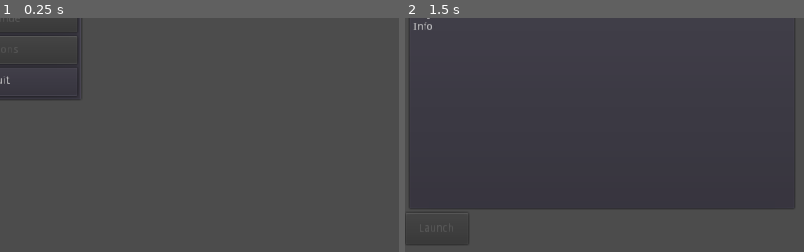
Above: before the commit, frames 1-2 (left to right).
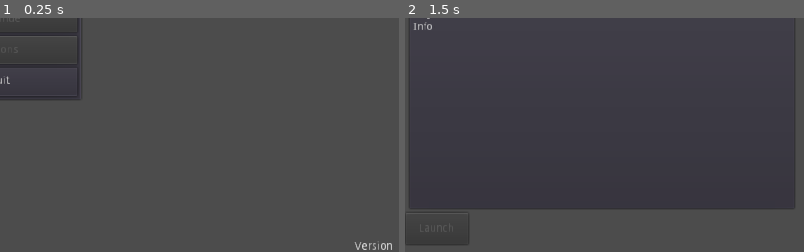
Above: after the commit, the same moments.

Repository: Kessinen/HCSSpace-Origins
Game: Godot game, scene res://Menus/Mainmenu.tscn
The game is run twice, just before and just after one commit, with the same random seed, the same clock (stepped at 60 frames per second) and the same inputs.
Inputs:
- Up to frame 1 (0.25 s): no input
- Up to frame 2 (1.5 s): click "New Game" at 0.5 s; click "-" at 1.25 s
The pictures show only the part of the screen within x 50-100%, y 50-100%; the shares and areas given below are measured in that part.

The runs differ from the first frame. In frame 1, 0.1% of the frame differs, in the area x 88-99%, y 95-100%; in frame 2, nothing differs.

Commit message:
ADD Version number to main menu

Diff:
--- a/src/Menus/Mainmenu.tscn
+++ b/src/Menus/Mainmenu.tscn
@@ -75,6 +75,19 @@
 size_flags_vertical = 3
 text = "Quit"
 
+[node name="lblVersion" type="Label" parent="."]
+margin_left = 411.0
+margin_top = 586.0
+margin_right = 1024.0
+margin_bottom = 600.0
+size_flags_horizontal = 3
+size_flags_vertical = 0
+text = "Version: "
+align = 2
+__meta__ = {
+"_edit_use_anchors_": false
+}
+
 [connection signal="pressed" from="CenterContainer/PanelContainer/VBoxContainer/btnNewGame" to="." method="_on_btnNewGame_pressed"]
 [connection signal="pressed" from="CenterContainer/PanelContainer/VBoxContainer/btnContinue" to="." method="_on_btnNewGame_pressed"]
 [connection signal="pressed" from="CenterContainer/PanelContainer/VBoxContainer/btnOptions" to="." method="_on_btnNewGame_pressed"]
